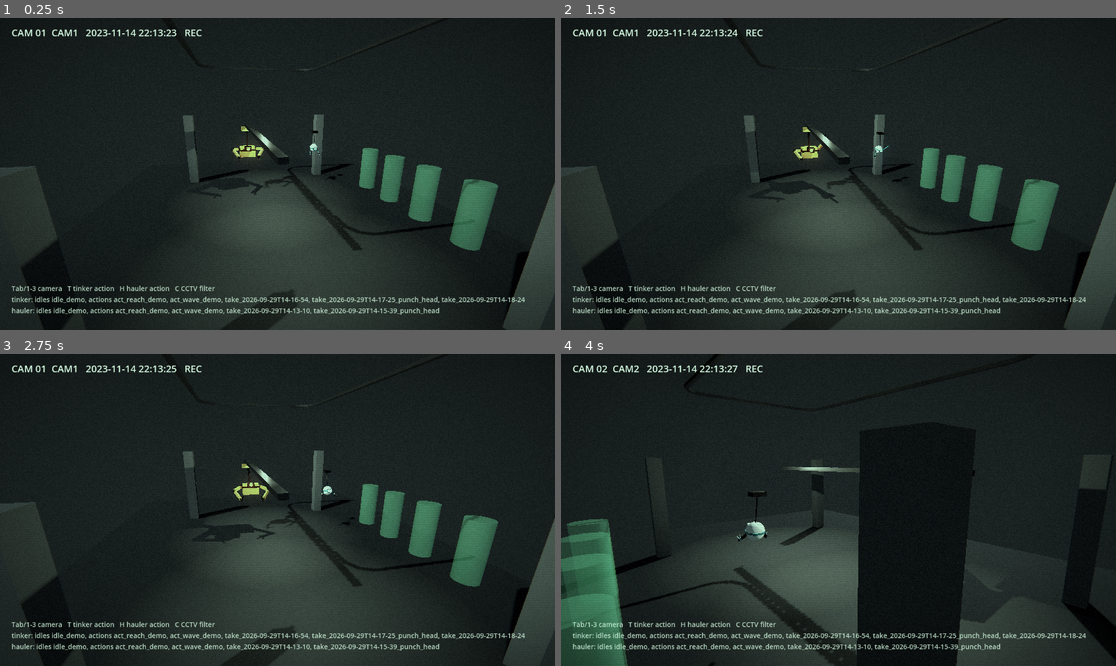
Above: before the commit, frames 1-4 (two rows, left to right).
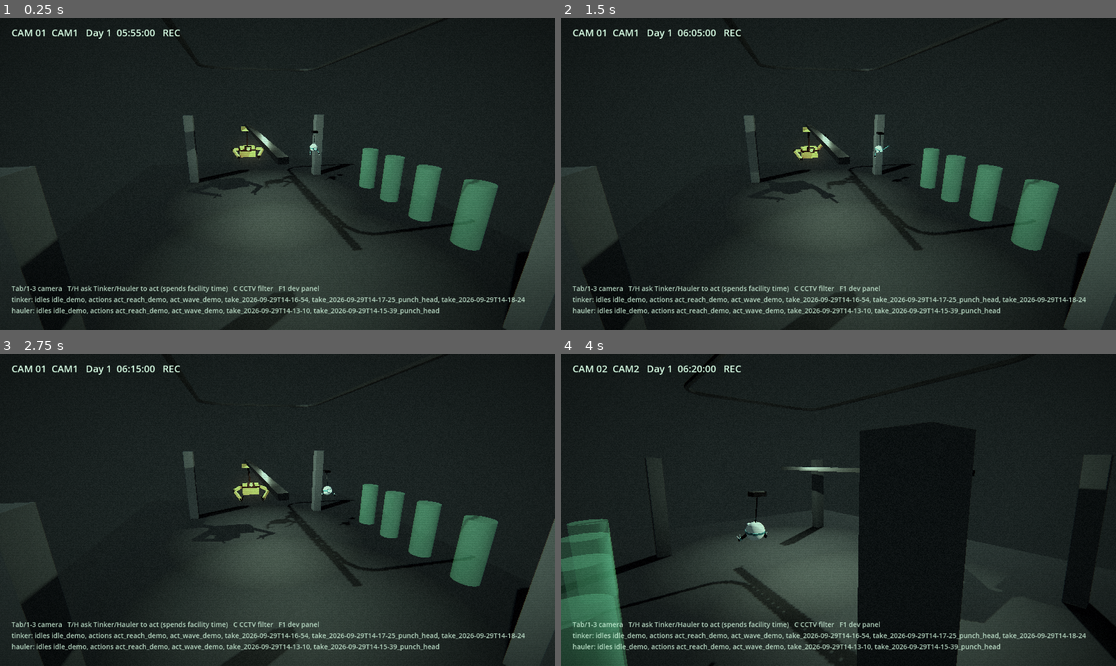
Above: after the commit, the same moments.

Repository: gonkhub/corkLabs
Game: Godot game, scene res://game/demo_facility.tscn
The game is run twice, just before and just after one commit, with the same random seed, the same clock (stepped at 60 frames per second) and the same inputs. This scene is started directly instead of the project's main scene.
Inputs (mouse positions are in pixels of both pictures, inside the frame that each line leads up to):
- Up to frame 1 (0.25 s): no input
- Up to frame 2 (1.5 s): tap Enter at 0.5 s; move the mouse to (960, 158) at 0.52 s; hold Right 0.53-1.25 s; tap T at 0.6 s; click (960, 158) at 0.67 s; tap Space at 0.77 s; tap H at 0.8 s; drag from (727, 189) to (810, 236) at 1.27 s
- Up to frame 3 (2.75 s): move the mouse to (333, 441) at 2.02 s; hold Right from 2.03 s (still down); tap T at 2.1 s; tap H at 2.3 s
- Up to frame 4 (4 s): release Right at 2.75 s; drag from (810, 572) to (672, 463) at 2.77 s; move the mouse to (1005, 556) at 3.52 s; hold Left from 3.53 s (still down); tap Tab at 3.6 s; tap Space at 3.77 s; tap H at 3.8 s

The runs differ from the first frame. In frame 1, 0.7% of the frame differs, in the area x 12-58%, y 3-88%; in frame 2, 0.7%; in frame 3, 0.7%; in frame 4, 0.7%.

Commit message:
Demo facility runs a facility session: camera clock shows facility time, T/H actions spend time; README section
Co-Authored-By: Claude Opus 5.5 <noreply@anthropic.com>

Diff:
--- a/game/demo_director.gd
+++ b/game/demo_director.gd
@@ -34,10 +34,12 @@
 	if FlatScreen.relaunch_if_xr(self):
 		return
 	_rng.randomize()
+	# Separate save from the real game, so demo poking never touches it.
+	Facility.start_session([ShiftSchedule.new()], "user://demo_facility_save.json")
 	_use_camera(0)
 	hauler_rider.arrived.connect(_on_hauler_arrived)
 	hauler_rider.travel_to(hauler_stations[0])
-	help_label.text = "Tab/1-3 camera   T tinker action   H hauler action   C CCTV filter\n" + _clip_summary()
+	help_label.text = "Tab/1-3 camera   T/H ask Tinker/Hauler to act (spends facility time)   C CCTV filter   F1 dev panel\n" + _clip_summary()
 
 
 func _process(delta: float) -> void:
@@ -55,10 +57,9 @@
 			hauler_rider.travel_to(hauler_stations[_station])
 			_hauler_wait = 1.5
 
-	var now := Time.get_datetime_dict_from_system()
-	cam_label.text = "CAM %02d  %s   %04d-%02d-%02d %02d:%02d:%02d   REC" % [
-		cam_index + 1, cameras[cam_index].name.to_upper(), now.year, now.month, now.day,
-		now.hour, now.minute, now.second]
+	# The corkLabs clock shows facility time, not the real clock.
+	cam_label.text = "CAM %02d  %s   %s   REC" % [
+		cam_index + 1, cameras[cam_index].name.to_upper(), FacilitySim.format_time(Facility.sim.time())]
 
 
 func _unhandled_input(event: InputEvent) -> void:
@@ -70,9 +71,11 @@
 		KEY_1, KEY_2, KEY_3:
 			_use_camera(event.keycode - KEY_1)
 		KEY_T:
-			tinker.play_random_action()
+			var clip := tinker.play_random_action()
+			Facility.act("interaction", "Supervisor asked Tinker to act (%s)" % clip)
 		KEY_H:
-			hauler.play_random_action()
+			var clip := hauler.play_random_action()
+			Facility.act("interaction", "Supervisor asked Hauler to act (%s)" % clip)
 		KEY_C:
 			cctv.visible = not cctv.visible
 
Not shown, changed: README.md
